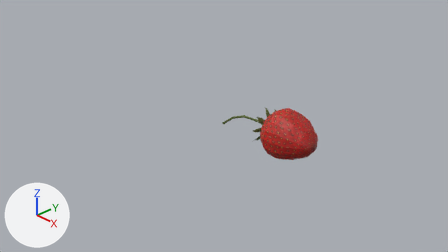
Renders of the Blender file plugins/plantarchitecture/assets/Blender_organ_models/StrawberryFruit.blend from each side of a commit.
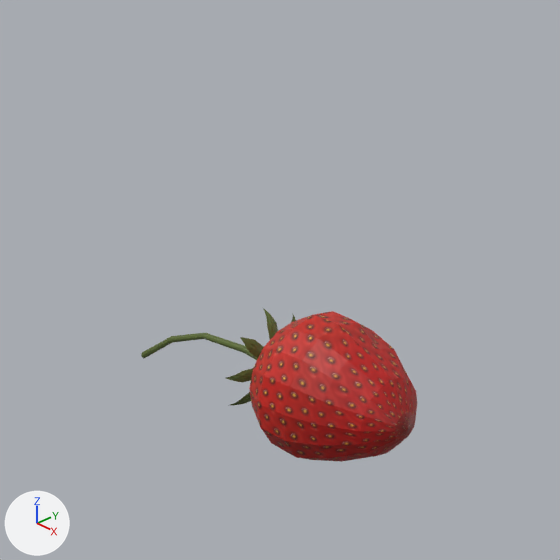
Old and new are each drawn from the file's camera 'Camera' and again close up on the part from 39% to 82% of the width and 0% to 77% of the height. Arrows for +X, +Y and +Z are at lower left; the lights stay in place. The older version's two pictures come first.

Before the edit, the objects in view are built like this:
```python
me_fruit = bpy.data.meshes.new('fruit')
me_fruit.from_pydata(...)  # 114 vertices, 128 faces; spans x 1.125..2.128, y -0.431..0.439, z -0.061..0.741
me_fruit.materials.append(mat_material_001)  # picture img_strawberryfruittexture_jpg
me_sepal = bpy.data.meshes.new('sepal')
me_sepal.from_pydata(...)  # 318 vertices, 222 faces; spans x -0.006..1.128, y -0.333..0.322, z -0.024..0.649
me_sepal.materials.append(mat_material_002)  # dark green #5c6c32
ob_fruit = bpy.data.objects.new('fruit', me_fruit)
ob_fruit.location = (0.0, 0.0, 0.0)
ob_sepal = bpy.data.objects.new('sepal', me_sepal)
ob_sepal.location = (0.0, 0.0, 0.0)
```
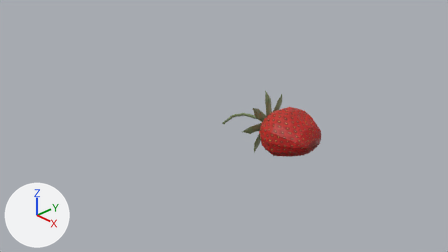
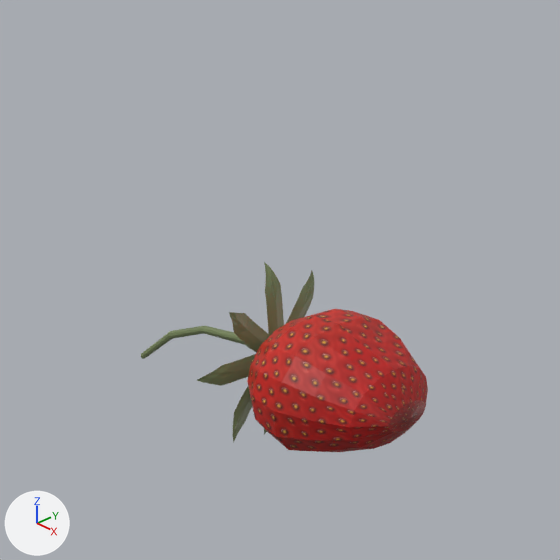
Changed parts and their boxes (x1, y1, x2, y2) in the close-ups (560 x 560 px; the box of a moved part takes in the faces that stretch with it):
'fruit', reshaped, rescaled (8% wider): before (249, 311, 417, 462); after (247, 309, 428, 452)
'sepal', reshaped, moved, rescaled: before (141, 308, 296, 405); after (141, 262, 314, 443)
part 2 of me_sepal, moved or reshaped: before (263, 308, 278, 339); after (264, 262, 284, 336)
part 3 of me_sepal, moved or reshaped (mostly hidden before): before (291, 313, 296, 322); after (286, 271, 314, 324)
part 4 of me_sepal, moved or reshaped: before (141, 333, 264, 405); after (141, 312, 269, 443)

The change in detail:
me_fruit is used by ob_fruit; location (0.0, 0.0, 0.0).
me_fruit had 114 vertices, 128 faces and spanned x 1.125..2.128, y -0.431..0.439, z -0.061..0.741.
me_fruit now has 114 vertices, 128 faces and spans x 1.125..2.128, y -0.428..0.417, z 0.029..0.746.
me_fruit part 1: 114 of 114 vertices moved; they spanned x 1.125..2.128, y -0.431..0.439, z -0.061..0.741 and now span x 1.125..2.128, y -0.428..0.417, z 0.029..0.746; mean shift (0.0, 0.005, 0.054).
me_sepal is used by ob_sepal; location (0.0, 0.0, 0.0).
me_sepal had 318 vertices, 222 faces and spanned x -0.006..1.128, y -0.333..0.322, z -0.024..0.649.
me_sepal now has 318 vertices, 222 faces and spans x -0.01..1.176, y -0.333..0.322, z 0.052..0.705.
me_sepal part 2: the loose piece of 31 vertices spanning x 0.997..1.126, y -0.043..0.033, z 0.389..0.649 is moved by (0.0, 0.0, 0.055).
me_sepal part 3: the loose piece of 31 vertices spanning x 1.016..1.127, y 0.013..0.226, z 0.344..0.555 is moved by (0.0, 0.0, 0.055).
me_sepal part 4: 225 of 318 vertices moved; they spanned x -0.006..1.128, y -0.333..0.322, z -0.024..0.557 and now span x -0.01..1.176, y -0.333..0.322, z 0.052..0.612; mean shift (0.012, 0.0, 0.06); largest move (0.947, -0.237, 0.085) -> (1.165, -0.237, 0.14).
Other edits to the shape of me_sepal do not show in these pictures.
Object 'fruit' (ob_fruit) is rescaled from (1.0, 1.0, 1.0) to (1.0, 1.2, 1.0).
Object 'sepal' (ob_sepal) moves from (0.0, 0.0, 0.0) to (0.0, 0.0, -0.25).
Object 'sepal' (ob_sepal) is rescaled from (1.0, 1.0, 1.0) to (1.0, 1.69, 1.69).
